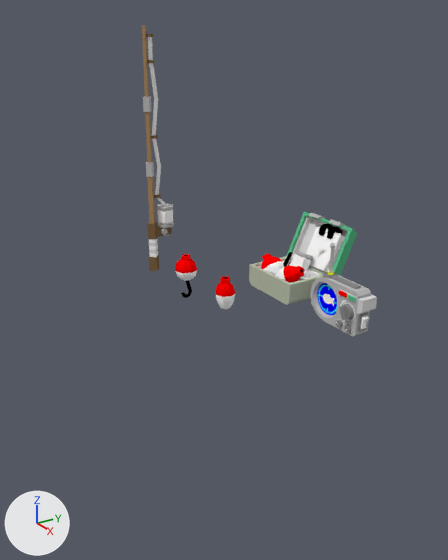
The Blender file scripts/fishing/fishingpole/pole.blend: old version first, new version second.
The view is the same before and after, from a camera (50 mm lens) standing at (5.04, -2.85, 2.99) and looking at (-0.93, 0.94, 0.21). Every picture has the same lights, and +X, +Y and +Z are marked at lower left.

Objects in the first picture: 'bobber', 'fishdetector', 'pad', 'pole1', 'tackle box', 'tackle lid'.
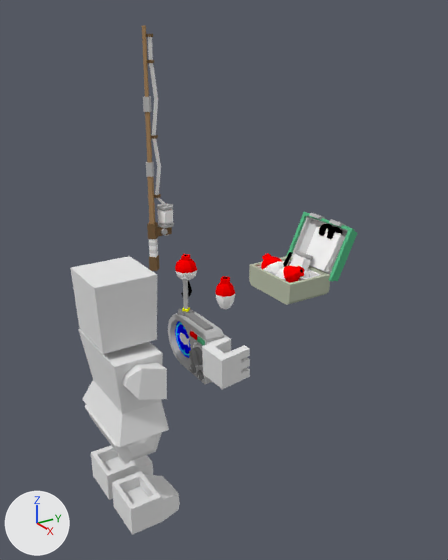
Pixel boxes [x1, y1, x2, y2] of what changed, in the pictures (448 x 560 px):
'base_Mesh.000', shown: after [70, 256, 250, 535]
'fishdetector', moved: before [310, 242, 377, 336]; after [168, 275, 231, 384]

Diff of the bpy script that builds the scene:
```diff
--- a/scripts/fishing/fishingpole/pole.blend.py
+++ b/scripts/fishing/fishingpole/pole.blend.py
@@ ob_fishdetector @@
 ob_fishdetector = bpy.data.objects.new('fishdetector', me_cylinder)
-ob_fishdetector.location = (0.0, 2.0, 0.0)
+ob_fishdetector.location = (0.0, 0.0, 0.0)
 _m = ob_fishdetector.modifiers.new('EdgeSplit', 'EDGE_SPLIT')
@@ ob_base_mesh_000 @@
 ob_base_mesh_000.rotation_euler = (1.571, 0.0, 0.0)  # degrees (90, 0, 0)
-ob_base_mesh_000.hide_viewport = True
```
